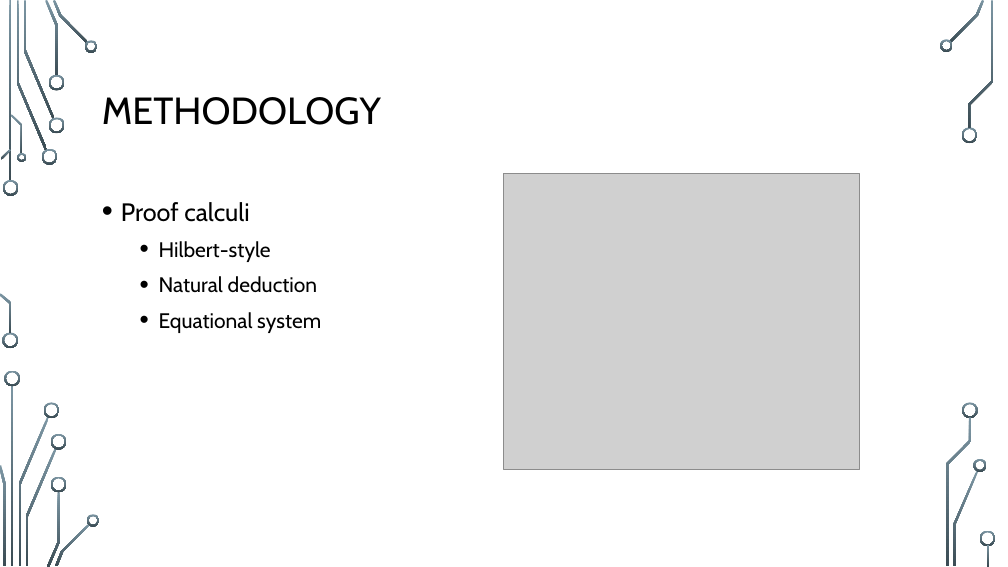
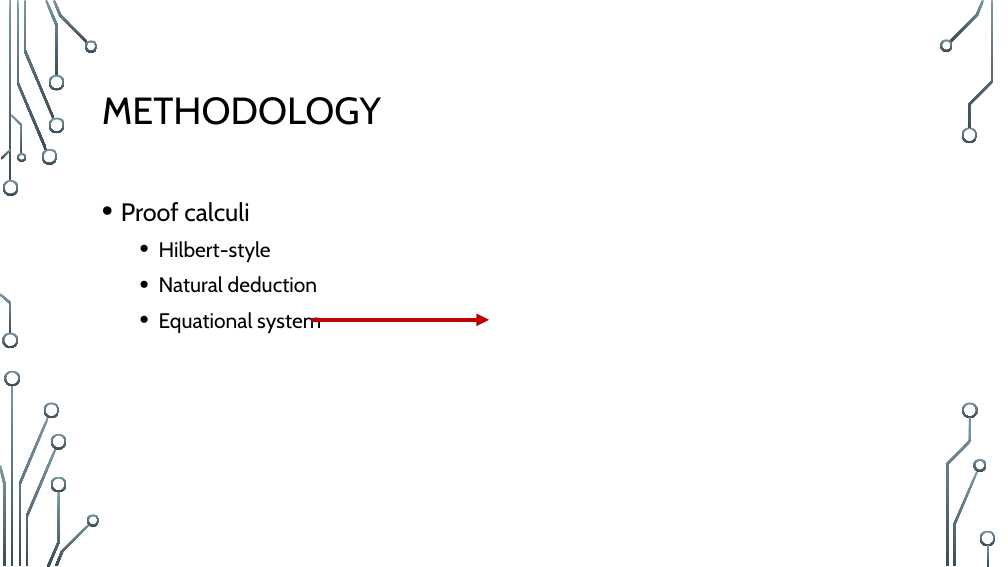
Before and after one commit to StanWarford/case-analysis, a slide deck: slide 8 of SCCUR-slides.pptx (slide 6 before the commit). Drawn at 1008x567 pixels with LibreOffice and Linux fonts; fonts in the diff are those of the drawing; grey boxes stand for pictures; background and template pictures are left out. Boxes give left, top, right and bottom in pixels: in the first picture for what was removed or moved away, otherwise in the second. Text is boxed around its words. In the diff, an @@ line names an element or a change of style, - is before the commit and + after.

```diff
--- a/SCCUR-slides.pptx
+++ b/SCCUR-slides.pptx
@@ picture removed at [504,173,860,469] @@
@@ arrow added from (311, 320) to (489, 320), #C00000 4 pt @@
```
Also in this commit, not shown: 4 other slides changed, 2 slides added.
